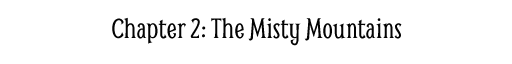
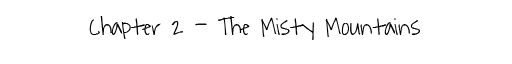
Layers edited between the first and the second w=512, h=64 image:
hid "Chapter 2: The Misty Mountains" (1st of 2) over [112, 17, 402, 46]
showed "Chapter 2: The Misty Mountains" (2nd of 2), painted on it over [89, 16, 420, 41]
